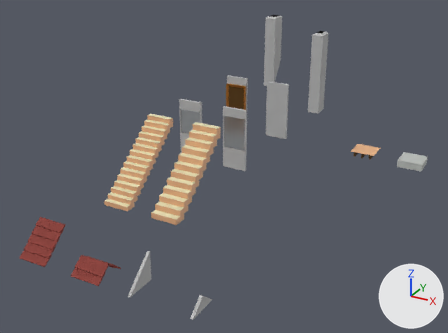
The glTF model public/models/low_poly_house/low_poly_house_3.glb as it was, and as the next commit left it.
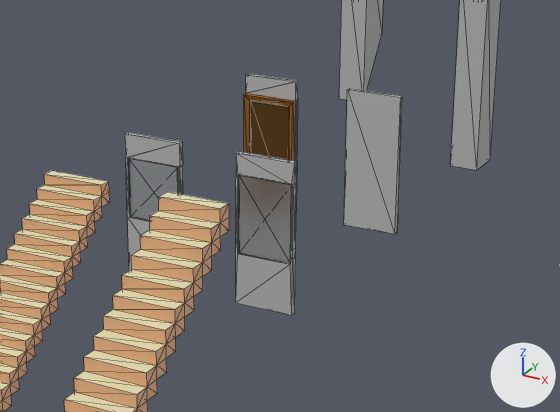
There are two pictures of each version: one whole from a 50 mm lens placed at (13.09, -26.08, 10.03), pointed at (2.96, -7.65, 0.82), one close up on the part from 29% to 78% of the width and 14% to 63% of the height. Arrows for +X, +Y and +Z are at lower right; the lights stay in place. The close-ups show mesh edges as thin lines. Where no turn or scale is listed for an object, it has been applied to the vertices.

The first close-up shows 'chimney', 'chimney_tall', 'door', 'door_frame', 'door_wall', 'stairs_17_20', 'stairs_21_25', 'wall', 'window_glass', 'window_glass_2', 'window_medium_medium', 'window_medium_tall'.
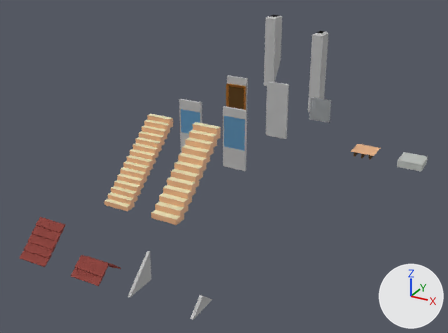
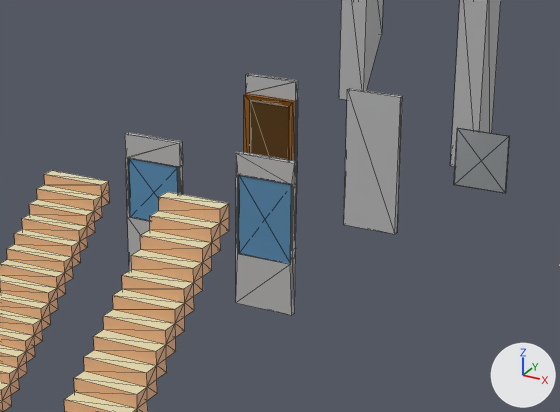
Commit message: Use simple glass material

Where the change shows, as pixel boxes (x1, y1, x2, y2) in the close-ups (560 x 412 px):
```json
{"object": "window_glass_2", "change": "recoloured", "before": [239, 175, 291, 264], "after": [239, 175, 291, 264], "on screen": "white to blue"}
{"object": "glass", "change": "added", "after": [454, 128, 510, 193]}
{"object": "window_glass", "change": "recoloured", "before": [128, 158, 178, 221], "after": [128, 158, 178, 221], "on screen": "white to blue"}
```

The change, as JSON lines over the scene's bpy script:
```json
{"op": "add", "block": "mat_glass_simple", "code": ["mat_glass_simple = principled_material('glass_simple')", "mat_glass_simple.base_color = (0.191, 0.488, 0.8)  # blue #79b9e7", "mat_glass_simple.metallic = 0.75"]}
{"block": "me_cube_004", "where": "me_cube_004.from_pydata(...)  # 8 vertices, 12 faces; spans x 0.04..0.96, y 0.02..0.05, z 1.1..2.1"}
{"op": "remove", "block": "me_cube_004", "code": "me_cube_004.materials.append(mat_glass)  # white #e5eaed"}
{"op": "add", "block": "me_cube_004", "code": "me_cube_004.materials.append(mat_glass_simple)  # blue #79b9e7"}
{"block": "me_cube_009", "where": "me_cube_009.from_pydata(...)  # 8 vertices, 12 faces; spans x 0.04..0.96, y 0.02..0.05, z 0.85..2.15"}
{"op": "remove", "block": "me_cube_009", "code": "me_cube_009.materials.append(mat_glass)  # white #e5eaed"}
{"op": "add", "block": "me_cube_009", "code": "me_cube_009.materials.append(mat_glass_simple)  # blue #79b9e7"}
{"op": "add", "block": "me_cube_018", "code": ["me_cube_018 = bpy.data.meshes.new('Cube.018')", "me_cube_018.from_pydata(...)  # a box spanning x 0.04..0.96, y 0.02..0.05, z 1.1..2.1", "me_cube_018.materials.append(mat_glass)  # white #e5eaed"]}
{"op": "add", "block": "ob_glass", "code": ["ob_glass = bpy.data.objects.new('glass', me_cube_018)", "ob_glass.location = (4.0, -2.0, 0.0)"]}
```
